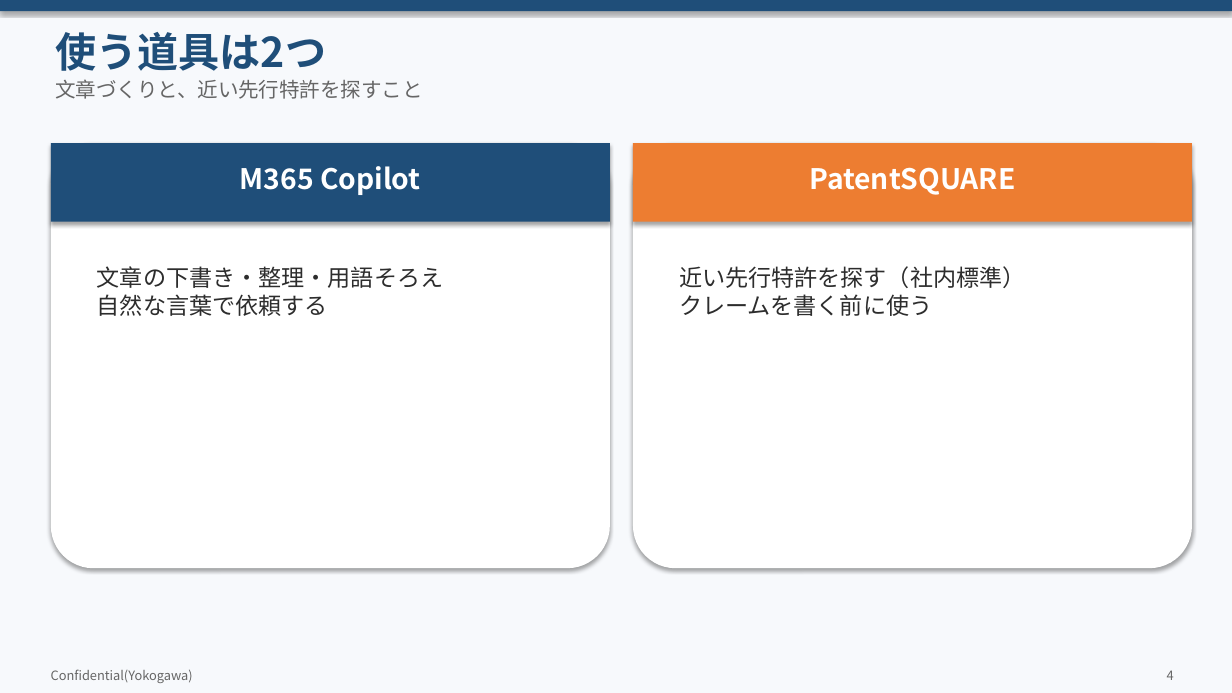
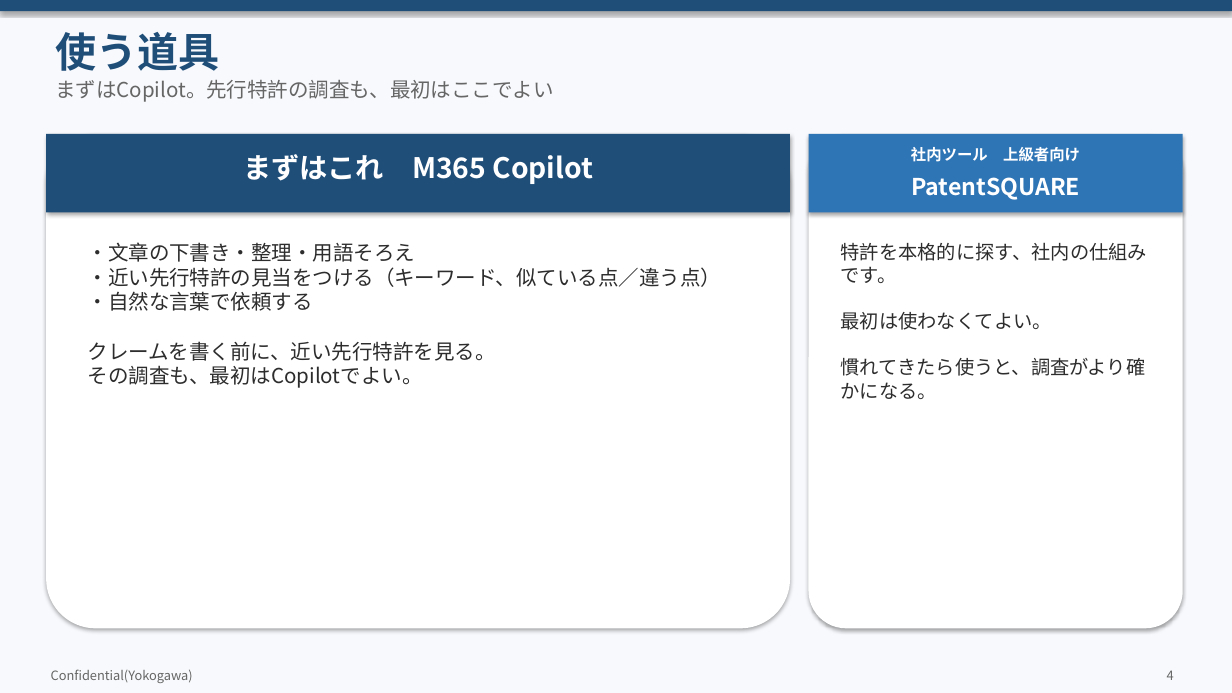
Before and after one commit to zhexingwang/ppt, a slide deck: slide 4 of decks/05_Copilot発明開示書/Copilot発明開示書_訂正反映.pptx. Drawn at 1232x693 pixels with LibreOffice and Linux fonts; fonts in the diff are those of the drawing. Boxes give left, top, right and bottom in pixels: in the first picture for what was removed or moved away, otherwise in the second. Text is boxed around its words. In the diff, an @@ line names an element or a change of style, - is before the commit and + after.

```diff
--- a/decks/05_Copilot発明開示書/Copilot発明開示書_訂正反映.pptx
+++ b/decks/05_Copilot発明開示書/Copilot発明開示書_訂正反映.pptx
@@ text at <box>55,32,219,71</box>: text changed @@
-使う道具は2つ
+使う道具
@@ text at <box>55,80,553,102</box>: text changed @@
-文章づくりと、近い先行特許を探すこと
+まずはCopilot。先行特許の調査も、最初はここでよい
@@ rounded rectangle: place and size @@
-rounded rectangle at <box>51,143,610,568</box>
+rounded rectangle at <box>46,134,790,628</box>
@@ rectangle: place and size @@
-rectangle at <box>51,143,610,222</box>
+rectangle at <box>46,134,790,213</box>
@@ rounded rectangle: place and size @@
-rounded rectangle at <box>633,143,1192,568</box>
+rounded rectangle at <box>809,134,1183,628</box>
@@ rectangle: place and size @@
-rectangle at <box>633,143,1192,222</box>
+rectangle at <box>809,134,1183,213</box>
@@ rectangle at <box>809,134,1183,213</box>: fill #ED7D31 to #2E75B6 @@
@@ text added at <box>911,147,1080,162</box>, 12 pt, text #FFFFFF, bold @@
+社内ツール 上級者向け
@@ text at <box>243,154,593,184</box>: text changed @@
-M365 Copilot
+まずはこれ M365 Copilot
@@ text "PatentSQUARE": place and size @@
-text "PatentSQUARE" at <box>809,167,1015,195</box>
+text "PatentSQUARE" at <box>911,177,1080,200</box>
@@ text "PatentSQUARE" at <box>911,177,1080,200</box>: size 22 to 18 pt @@
@@ text at <box>88,242,721,388</box>: text changed; size 18 to 16 pt @@
-文章の下書き・整理・用語そろえ
-自然な言葉で依頼する
+・文章の下書き・整理・用語そろえ
+・近い先行特許の見当をつける（キーワード、似ている点／違う点）
+・自然な言葉で依頼する
+クレームを書く前に、近い先行特許を見る。
+その調査も、最初はCopilotでよい。
@@ text removed at <box>679,266,1026,316</box> @@
-近い先行特許を探す（社内標準）
-クレームを書く前に使う
@@ text added at <box>841,242,1147,399</box>, 15 pt, text #2D2D2D @@
+特許を本格的に探す、社内の仕組みです。
+最初は使わなくてよい。
+慣れてきたら使うと、調査がより確かになる。
```
Also in this commit, not shown: 1 other slide changed, 9 other files.
